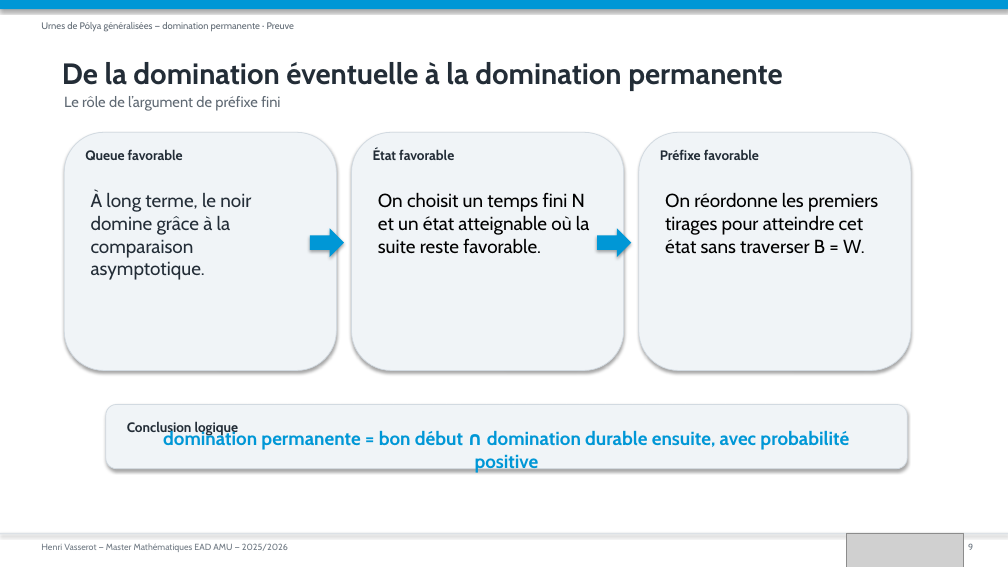
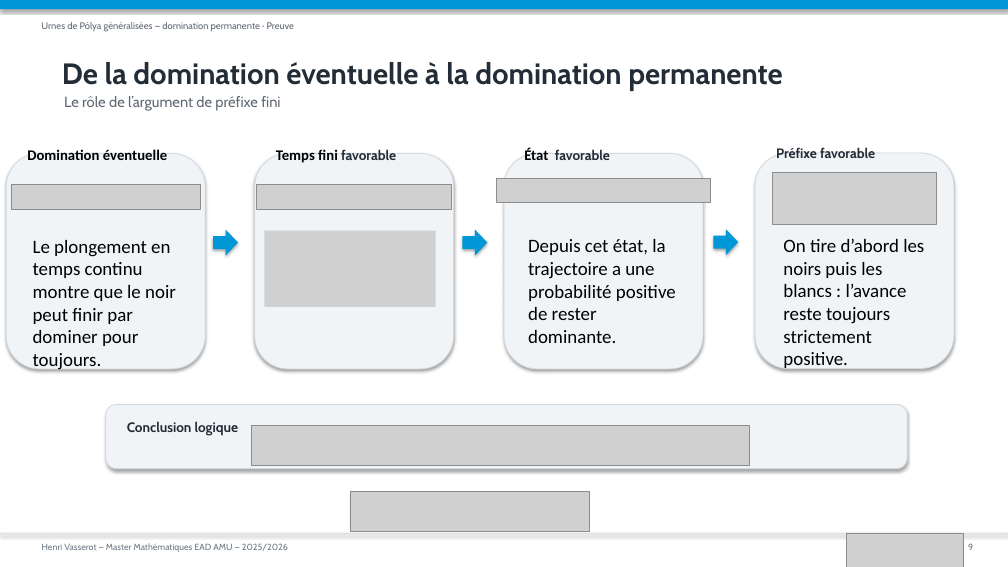
Before and after one commit to lolipop913/TER_Polya, a slide deck: slide 9 of presentation.pptx. Drawn at 1008x567 pixels with LibreOffice and Linux fonts; fonts in the diff are those of the drawing; grey boxes stand for pictures. Boxes give left, top, right and bottom in pixels: in the first picture for what was removed or moved away, otherwise in the second. Text is boxed around its words. In the diff, an @@ line names an element or a change of style, - is before the commit and + after.

```diff
--- a/presentation.pptx
+++ b/presentation.pptx
@@ text at [27,149,167,160]: text changed; size 13 to 14 pt; font Cabin to Calibri; text colour #232D37 to #000000 @@
-Queue favorable
+Domination éventuelle
@@ text added at [276,149,396,163], 14 pt, text #000000, bold @@
+Temps fini favorable
@@ text "État favorable": place and size @@
-text "État favorable" at [373,148,454,160]
+text "État favorable" at [524,148,610,160]
@@ text "État favorable" at [524,148,610,160]: size 13 to 14 pt, font Cabin to Calibri, text colour #232D37 to #000000 in "État" @@
@@ text "Préfixe favorable": place and size @@
-text "Préfixe favorable" at [660,149,759,160]
+text "Préfixe favorable" at [776,147,875,158]
@@ rounded rectangle: place and size @@
-rounded rectangle at [64,132,337,371]
+rounded rectangle at [6,154,205,369]
@@ rounded rectangle: place and size @@
-rounded rectangle at [352,132,624,371]
+rounded rectangle at [255,154,454,369]
@@ picture added at [497,178,711,203] @@
@@ rounded rectangle: place and size @@
-rounded rectangle at [639,132,911,371]
+rounded rectangle at [504,154,703,369]
@@ rounded rectangle added at [755,153,954,368], fill #F0F4F7, outline #D2DAE1 0.75 pt @@
@@ picture added at [773,172,937,225] @@
@@ picture added at [11,185,200,209] @@
@@ picture added at [256,185,451,209] @@
@@ text removed at [378,192,590,254] @@
-On choisit un temps fini N et un état atteignable où la suite reste favorable.
@@ right arrow: place and size @@
-right arrow at [310,228,344,257]
+right arrow at [213,230,238,256]
@@ picture added at [265,231,436,307] @@
@@ right arrow: place and size @@
-right arrow at [597,228,631,257]
+right arrow at [463,230,488,256]
@@ text at [528,239,676,343]: text changed; font Cabin to Calibri @@
-On réordonne les premiers tirages pour atteindre cet état sans traverser B = W.
+Depuis cet état, la trajectoire a une probabilité positive de rester dominante.
@@ right arrow added at [714,229,739,255], fill #0097D6 @@
@@ text added at [783,239,924,371], 18 pt, text #000000 @@
+On tire d’abord les noirs puis les blancs : l’avance reste toujours strictement positive.
@@ text at [33,240,176,372]: text changed; font Cabin to Calibri; text colour #232D37 to #000000 @@
-À long terme, le noir domine grâce à la comparaison asymptotique.
+Le plongement en temps continu montre que le noir peut finir par dominer pour toujours.
@@ text removed at [163,430,849,450] @@
-domination permanente = bon début ∩ domination durable ensuite, avec probabilité positive
@@ picture added at [252,426,749,467] @@
@@ picture added at [350,492,590,532] @@
```
Also in this commit, not shown: 10 other slides changed, 1 slide added, 1 other file.
